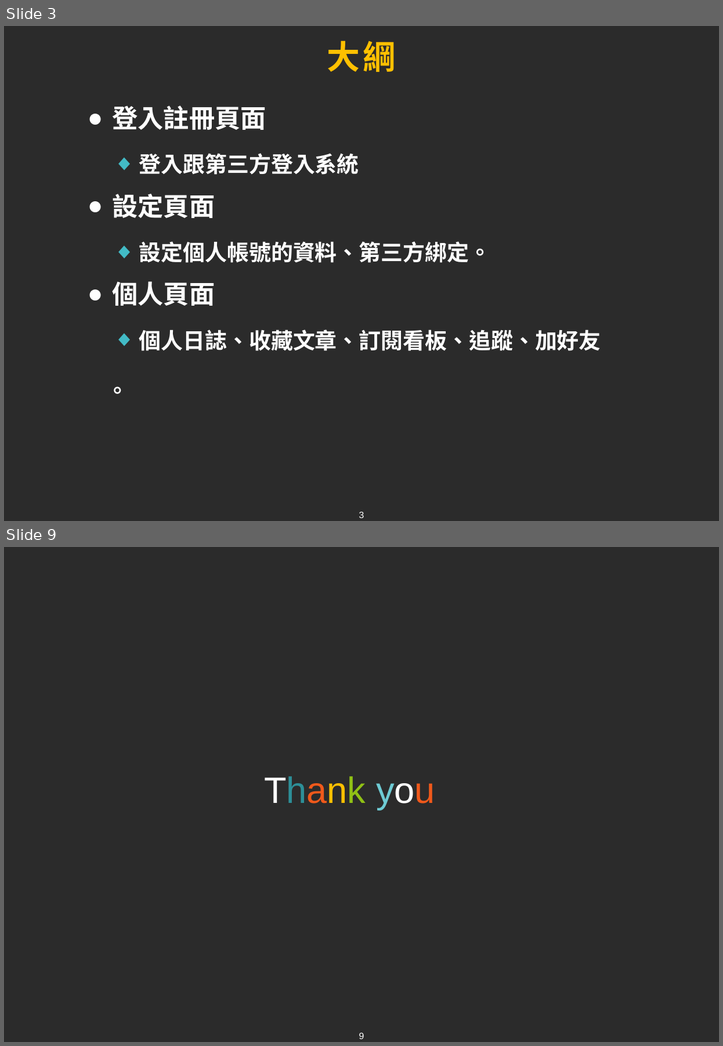
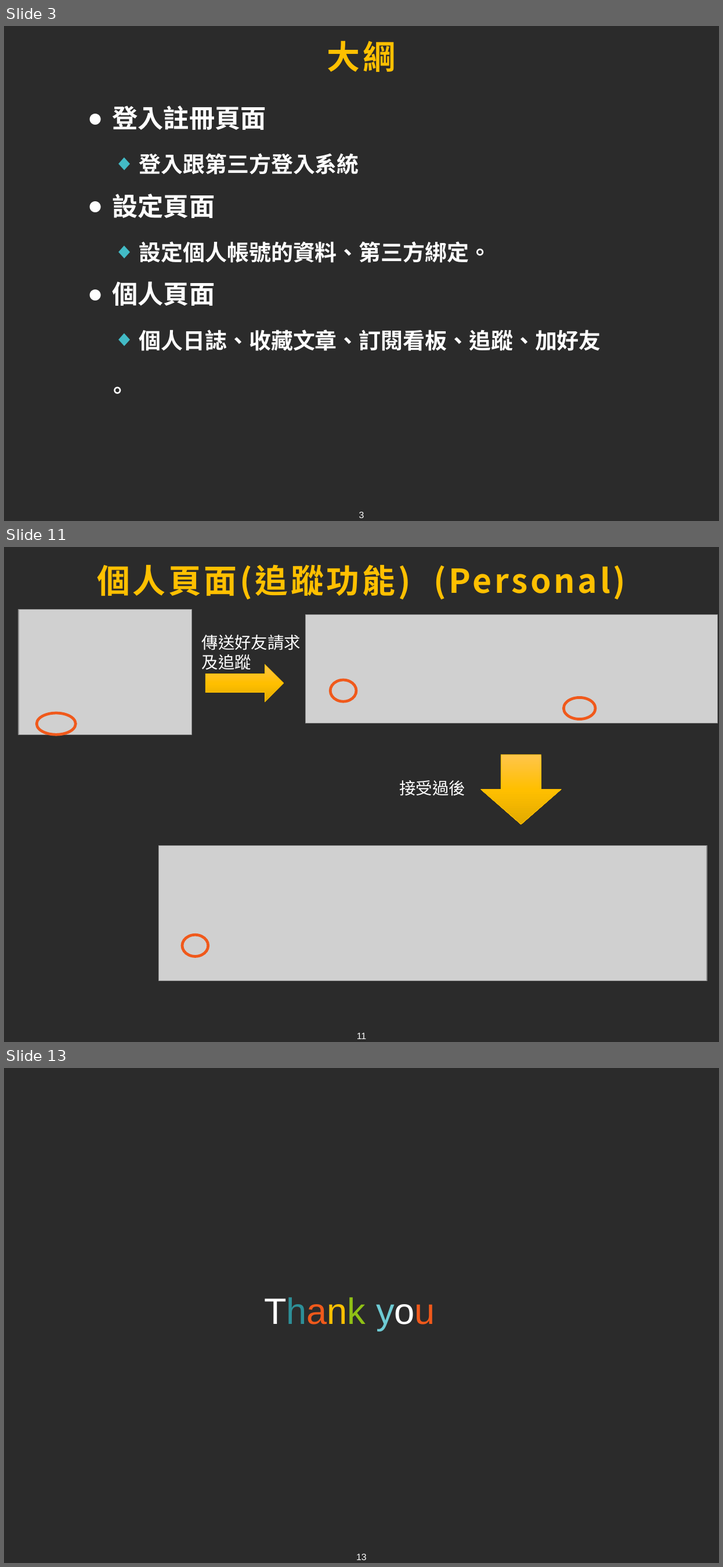
Before and after one commit to tim93009/FinalProject_GameForum, a slide deck: docs/ppt/xiong.pptx. Shown one above the other, each under a label of ours: slides 3 and 9 before the commit, slides 3, 11 and 13 after it; the slides between them are not shown. The pictures are 723x1046 and 723x1567 pixels, drawn with LibreOffice and Linux fonts; fonts in the diff are those of the drawing; grey boxes stand for pictures; background and template pictures are left out; a plain dark background stands for a picture behind light text. Boxes give left, top, right and bottom in pixels: in the first picture for what was removed or moved away, otherwise in the second. Text is boxed around its words. In the diff, an @@ line names an element or a change of style, - is before the commit and + after.

```diff
--- a/docs/ppt/xiong.pptx
+++ b/docs/ppt/xiong.pptx
@@ slide 11 added at bbox=[4, 547, 719, 1042], background picture (left out); not listed: 1 template element that a slide beside it also shows @@
@@ title added at bbox=[97, 564, 625, 600], 36 pt, text #FFC000, bold @@
+個人頁面(追蹤功能) (Personal)
@@ picture added at bbox=[18, 609, 191, 734] @@
@@ picture added at bbox=[306, 615, 717, 723] @@
@@ text added at bbox=[202, 635, 301, 670], 18 pt, text #FFFFFF @@
+傳送好友請求
+及追蹤
@@ right arrow added at bbox=[205, 664, 283, 701], fill gradient #FFC64B to #FFC000 to #E3AB00, outline #FFC000 0.5 pt @@
@@ ellipse added at bbox=[330, 680, 355, 701], outline #F0591B 3 pt @@
@@ ellipse added at bbox=[564, 697, 595, 719], outline #F0591B 3 pt @@
@@ ellipse added at bbox=[36, 713, 75, 735], outline #F0591B 3 pt @@
@@ down arrow added at bbox=[481, 755, 561, 825], fill gradient #FFC64B to #FFC000 to #E3AB00, outline #FFC000 0.5 pt @@
@@ text added at bbox=[399, 780, 465, 796], 18 pt, text #FFFFFF @@
+接受過後
@@ picture added at bbox=[159, 845, 707, 980] @@
@@ ellipse added at bbox=[182, 935, 208, 956], outline #F0591B 3 pt @@
@@ what was slide 9 is now slide 13 @@
@@ page number at bbox=[356, 1553, 366, 1560]: text changed @@
-9
+13
```
Also in this commit, not shown: 5 slides changed, 3 other slides added, 2 other files.
